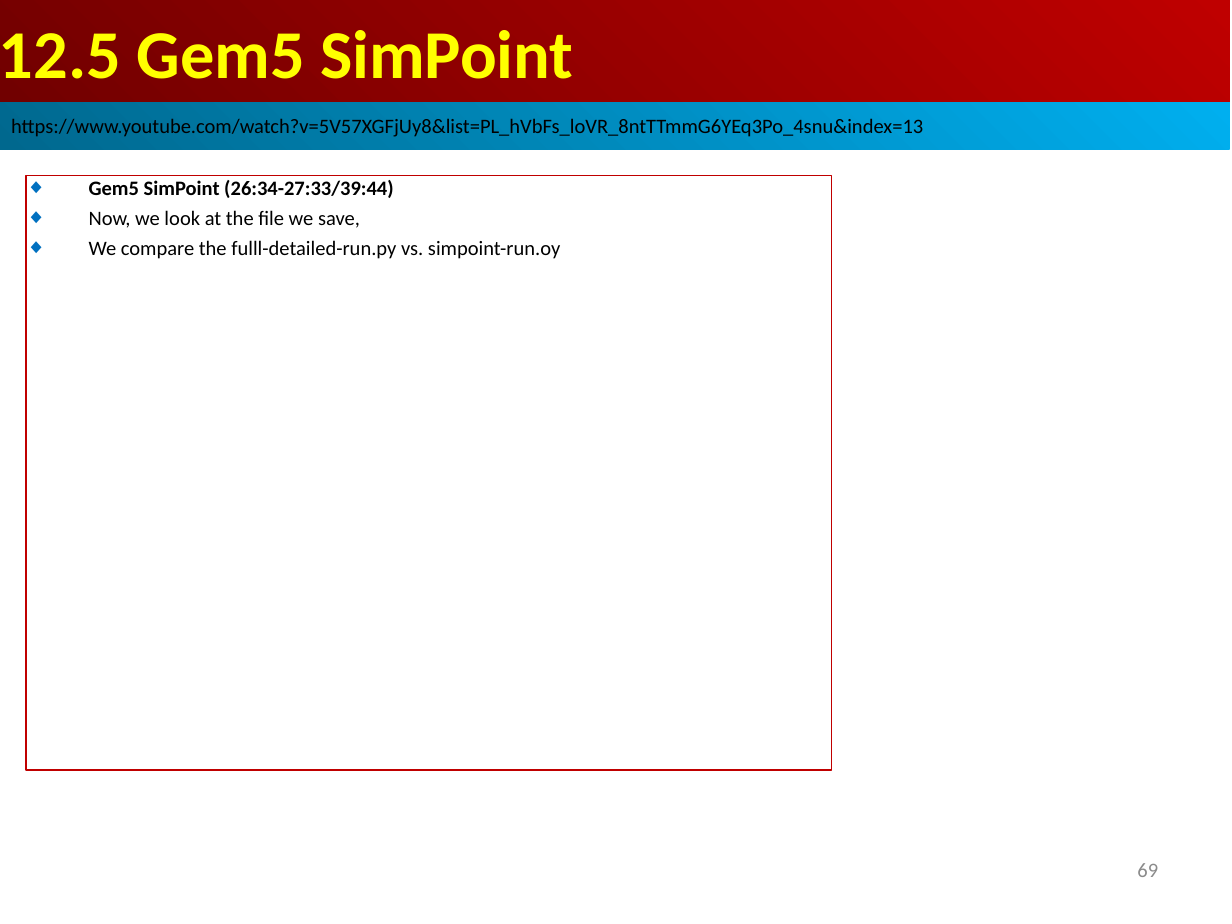
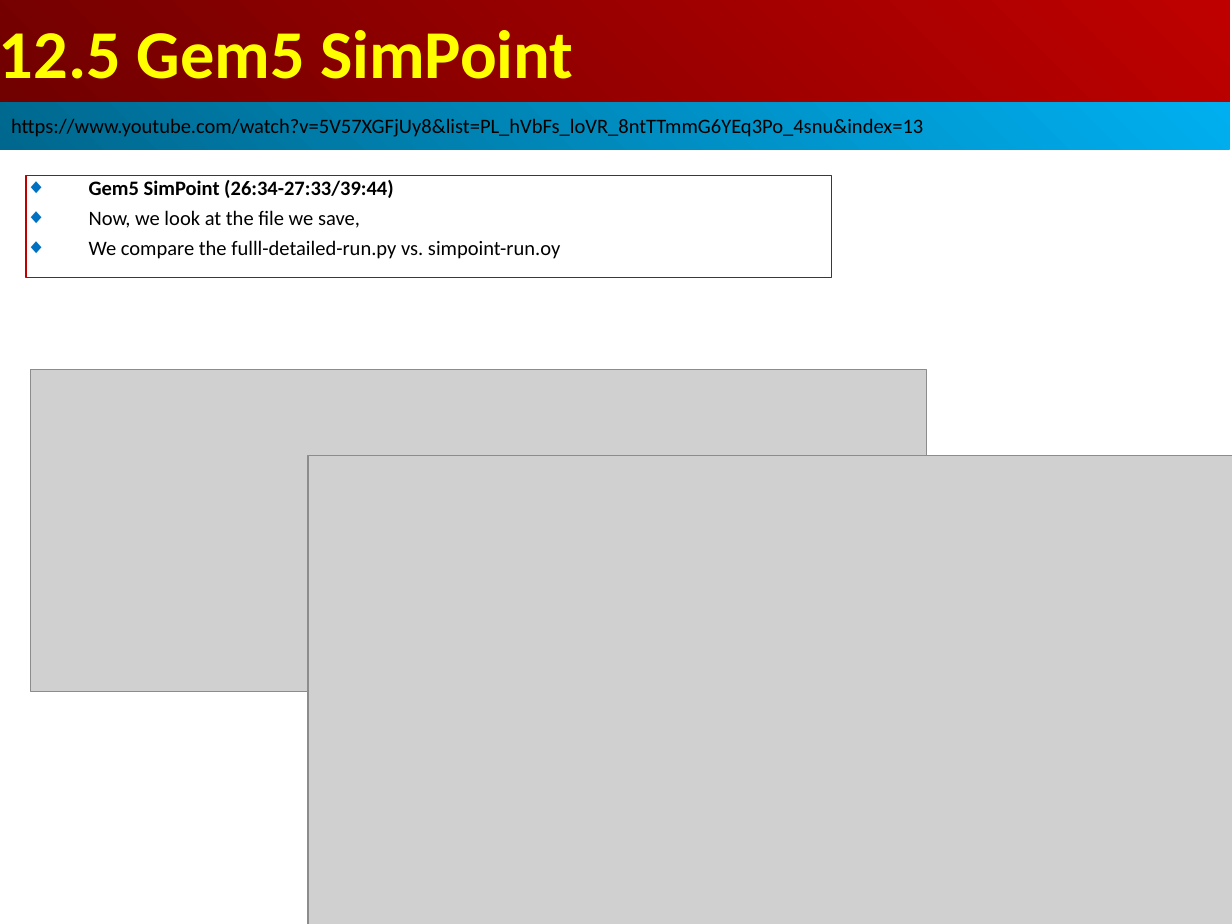
Before and after one commit to peterhchen/AIU_CS850_Gem5_McPAT, a slide deck: slide 69 of 050_Gem5/013.SampleSim/000_Video/013.SampleSim.ppt. Drawn at 1232x924 pixels with LibreOffice and Linux fonts; fonts in the diff are those of the drawing; grey boxes stand for pictures. Boxes give left, top, right and bottom in pixels: in the first picture for what was removed or moved away, otherwise in the second. Text is boxed around its words. In the diff, an @@ line names an element or a change of style, - is before the commit and + after.

```diff
--- a/050_Gem5/013.SampleSim/000_Video/013.SampleSim.ppt
+++ b/050_Gem5/013.SampleSim/000_Video/013.SampleSim.ppt
@@ rectangle "Gem5 SimPoint (26:34-27:33/39:44)": place and size @@
-rectangle "Gem5 SimPoint (26:34-27:33/39:44)" at bbox=[26, 175, 832, 770]
+rectangle "Gem5 SimPoint (26:34-27:33/39:44)" at bbox=[26, 175, 832, 277]
@@ picture added at bbox=[31, 370, 926, 691] @@
@@ picture added at bbox=[308, 456, 1232, 924] @@
@@ page number removed at bbox=[1137, 863, 1158, 877] @@
-69
```
